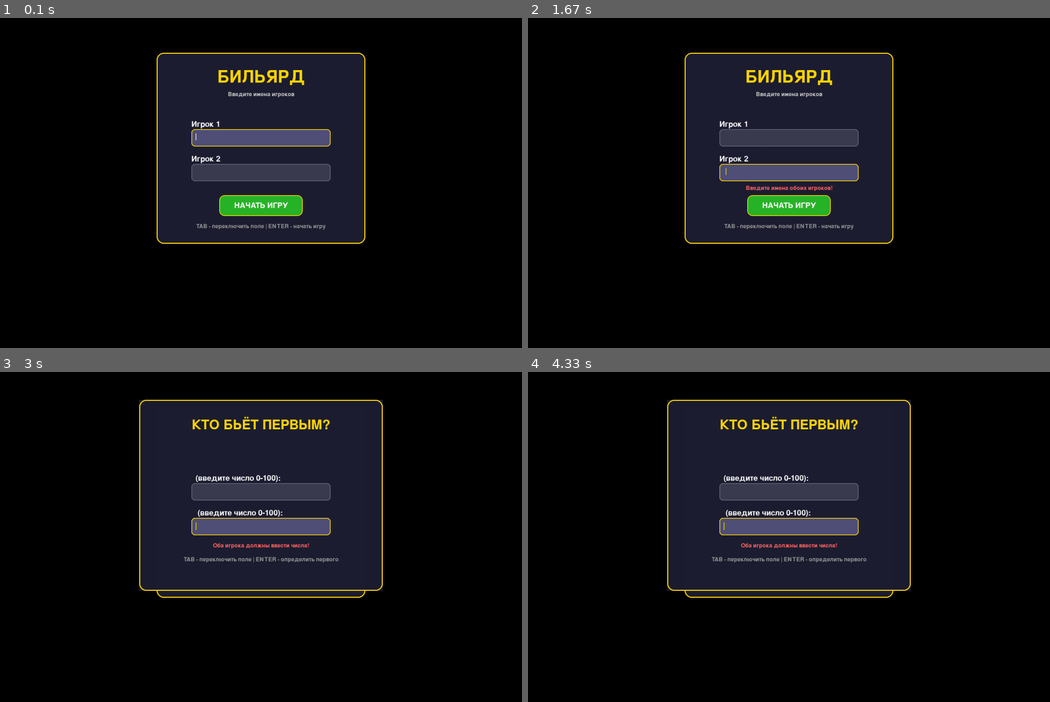
Above: before the commit, frames 1-4 (two rows, left to right).
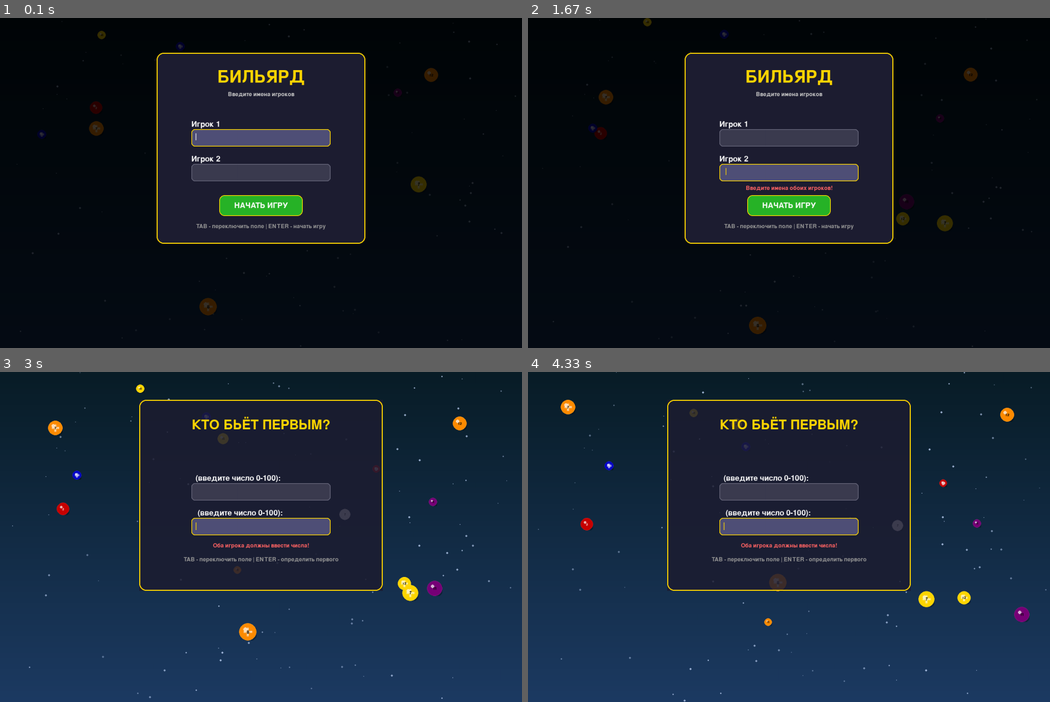
Above: after the commit, the same moments.

Repository: 174rulit/billiard-pygame
Game: pygame game, started from main.py
The game is run twice, just before and just after one commit, with the same random seed, the same clock (stepped at 60 frames per second) and the same inputs.
Inputs (mouse positions are in pixels of both pictures, inside the frame that each line leads up to):
- Up to frame 1 (0.1 s): no input
- Up to frame 2 (1.67 s): click (768, 196) at 0.38 s; tap Space at 0.67, 1.4 s; press the mouse at (789, 166) at 1.03 s; move the mouse to (888, 235) at 1.13 s; release the mouse at (987, 308) at 1.27 s
- Up to frame 3 (3 s): tap Space at 1.7 s; press the mouse at (261, 560) at 1.87 s; move the mouse to (161, 543) at 1.97 s; release the mouse at (67, 527) at 2.1 s; press the mouse at (261, 527) at 2.2 s; move the mouse to (360, 467) at 2.3 s; release the mouse at (454, 411) at 2.43 s; tap Enter at 2.5 s
- Up to frame 4 (4.33 s): press the mouse at (789, 490) at 3.7 s; move the mouse to (820, 527) at 3.8 s; release the mouse at (851, 566) at 3.93 s; press the mouse at (789, 527) at 4.03 s; move the mouse to (794, 589) at 4.13 s; release the mouse at (799, 655) at 4.27 s

The runs differ from the first frame. In frame 1, 0.7% of the frame differs, in the area x 3-99%, y 1-100%; in frame 2, 0.8%; in frame 3, 73%; in frame 4, 73%, in the area x 0-100%, y 0-100%.

Commit message:
Update main.py

Diff:
--- a/main.py
+++ b/main.py
@@ -5,6 +5,7 @@
 from ui import UI
 from menu import Menu
 from guess_game import GuessGame
+from background import AnimatedBackground
 
 def init_music():
     try:
@@ -19,9 +20,12 @@
 def main():
     pygame.init()
     screen = pygame.display.set_mode((SCREEN_WIDTH, SCREEN_HEIGHT))
-    pygame.display.set_caption("🎱 Бильярд 2D")
+    pygame.display.set_caption("Бильярд 2D")
 
     init_music()
+
+    # Создаём анимированный фон
+    background = AnimatedBackground()
 
     STATE_MENU = 0
     STATE_GUESS = 1
@@ -38,6 +42,9 @@
     running = True
 
     while running:
+        # Обновляем анимацию фона (только визуально, не влияет на игру)
+        background.update()
+
         for event in pygame.event.get():
             if event.type == pygame.QUIT:
                 running = False
@@ -61,9 +68,14 @@
                             game.load_sounds()
 
                             if winner == 2:
-                                game.current_player = 2
-                                game.player1_name = player2_name
-                                game.player2_name = player1_name
+                                # Победил Игрок 1 → он остаётся первым
+                                game = BilliardGame(player1_name, player2_name)
+                                game.current_player = 1
+                            else:
+                                # Победил Игрок 2 → он становится Игроком 1
+                                game = BilliardGame(player2_name, player1_name)
+                                game.current_player = 1
+
 
                             state = STATE_GAME
 
@@ -111,7 +123,11 @@
                     elif event.key == pygame.K_ESCAPE:
                         running = False
 
-        # Отрисовка
+        # === ОТРИСОВКА ===
+
+        # 1. Анимированный фон (всегда рисуется первым)
+        background.draw(screen)
+
         if state == STATE_MENU:
             menu.update()
             menu.draw(screen)
@@ -121,8 +137,10 @@
             guess_game.draw(screen)
 
         elif state == STATE_GAME:
+            # === ВАЖНО: обновляем физику игры ===
             game.update_physics()
 
+            # Отрисовка игры
             ui.draw_table(screen)
             ui.draw_player_panels(screen, game)
 
